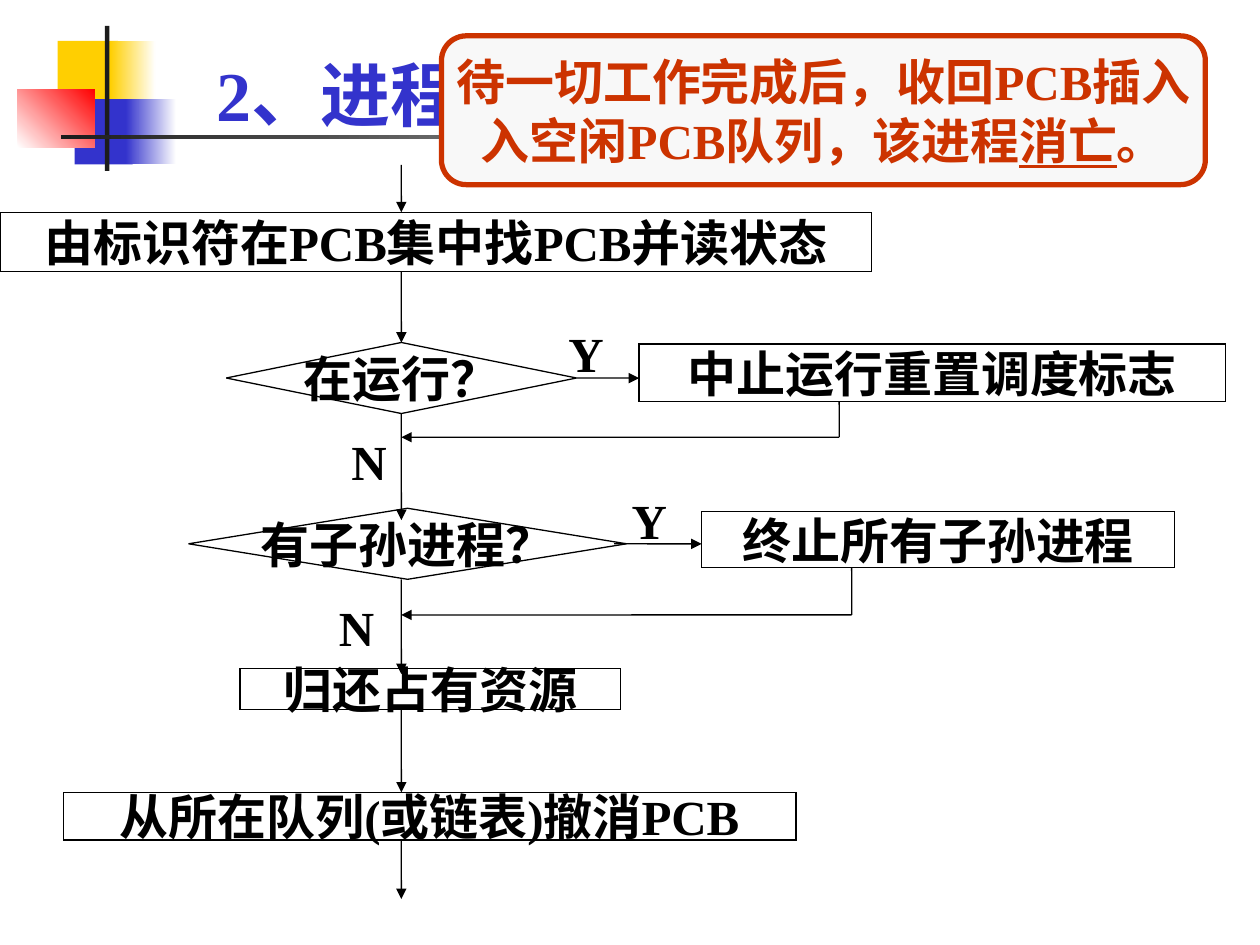
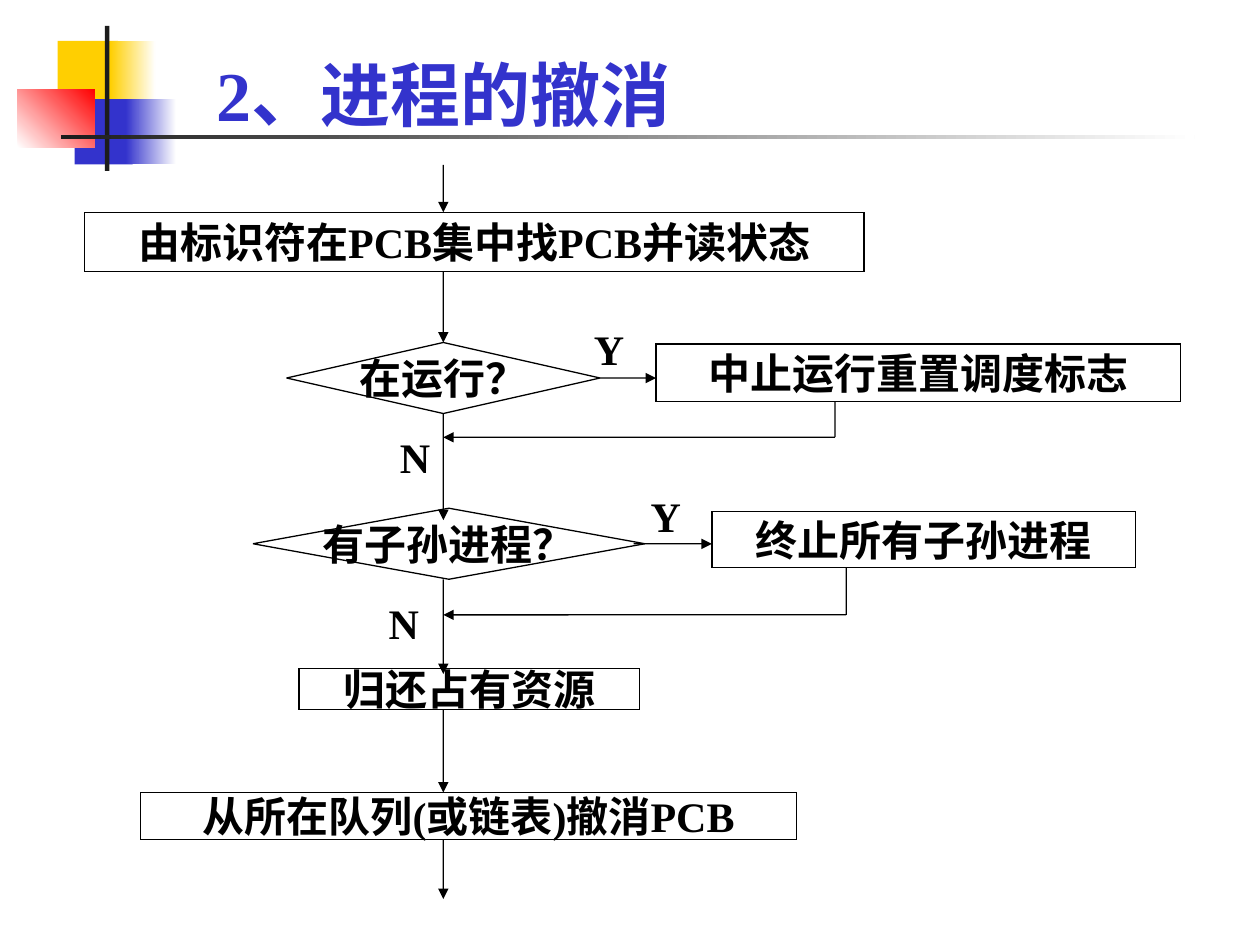
Before and after one commit to rjnew/OS, a slide deck: slide 59 of OS02.1 进程.pptx. Drawn at 1260x945 pixels with LibreOffice and Linux fonts; fonts in the diff are those of the drawing. Boxes give left, top, right and bottom in pixels: in the first picture for what was removed or moved away, otherwise in the second. Text is boxed around its words. In the diff, an @@ line names an element or a change of style, - is before the commit and + after.

```diff
--- a/OS02.1 进程.pptx
+++ b/OS02.1 进程.pptx
@@ rounded rectangle removed at bbox=[441, 35, 1205, 184] @@
-待一切工作完成后，收回PCB插入
-入空闲PCB队列，该进程消亡。
@@ title at bbox=[216, 66, 671, 128]: text changed @@
-2、进程撤消的过程
+2、进程的撤消
@@ 6 arrows: place and size @@
-6 arrows at bbox=[402, 165, 402, 900]
+6 arrows at bbox=[444, 165, 444, 900]
@@ rectangle "由标识符在PCB集中找PCB并读状态": place and size @@
-rectangle "由标识符在PCB集中找PCB并读状态" at bbox=[0, 212, 872, 271]
+rectangle "由标识符在PCB集中找PCB并读状态" at bbox=[84, 212, 864, 271]
@@ text "Y": place and size @@
-text "Y" at bbox=[568, 340, 603, 381]
+text "Y" at bbox=[594, 337, 624, 365]
@@ size 28 to 24 pt in 7 elements at bbox=[656, 344, 1181, 402], bbox=[84, 212, 864, 271], bbox=[712, 512, 1135, 567], bbox=[141, 793, 796, 840], bbox=[253, 508, 645, 578], bbox=[299, 668, 639, 709], bbox=[286, 343, 600, 413] @@
@@ diamond "在运行？": place and size @@
-diamond "在运行？" at bbox=[226, 343, 576, 413]
+diamond "在运行？" at bbox=[286, 343, 600, 413]
@@ rectangle "中止运行重置调度标志": place and size @@
-rectangle "中止运行重置调度标志" at bbox=[639, 344, 1225, 402]
+rectangle "中止运行重置调度标志" at bbox=[656, 344, 1181, 402]
@@ arrow moved from (577, 378) - (639, 378) to (600, 378) - (656, 378) @@
@@ line moved from (839, 402) - (839, 437) to (835, 402) - (835, 437) @@
@@ text "N": place and size @@
-text "N" at bbox=[351, 448, 386, 480]
+text "N" at bbox=[400, 445, 430, 473]
@@ arrow moved from (839, 437) - (402, 437) to (835, 437) - (444, 437) @@
@@ diamond "有子孙进程？": place and size @@
-diamond "有子孙进程？" at bbox=[189, 508, 627, 578]
+diamond "有子孙进程？" at bbox=[253, 508, 645, 578]
@@ text "Y": place and size @@
-text "Y" at bbox=[632, 507, 667, 545]
+text "Y" at bbox=[651, 504, 681, 532]
@@ rectangle "终止所有子孙进程": place and size @@
-rectangle "终止所有子孙进程" at bbox=[702, 512, 1176, 567]
+rectangle "终止所有子孙进程" at bbox=[712, 512, 1135, 567]
@@ arrow moved from (614, 544) - (702, 544) to (634, 544) - (712, 544) @@
@@ line moved from (852, 567) - (852, 615) to (847, 567) - (847, 615) @@
@@ size 28 to 24 pt; less space between paragraphs in 4 elements at bbox=[651, 504, 681, 532], bbox=[594, 337, 624, 365], bbox=[400, 445, 430, 473], bbox=[389, 611, 419, 639] @@
@@ text "N": place and size @@
-text "N" at bbox=[339, 614, 374, 646]
+text "N" at bbox=[389, 611, 419, 639]
@@ arrow moved from (852, 615) - (402, 615) to (847, 615) - (444, 615) @@
@@ rectangle "归还占有资源": place and size @@
-rectangle "归还占有资源" at bbox=[241, 668, 621, 709]
+rectangle "归还占有资源" at bbox=[299, 668, 639, 709]
@@ rectangle "从所在队列(或链表)撤消PCB": place and size @@
-rectangle "从所在队列(或链表)撤消PCB" at bbox=[63, 793, 796, 840]
+rectangle "从所在队列(或链表)撤消PCB" at bbox=[141, 793, 796, 840]
```
Also in this commit, not shown: 18 other slides changed, 2 slides added, 2 slides removed.
